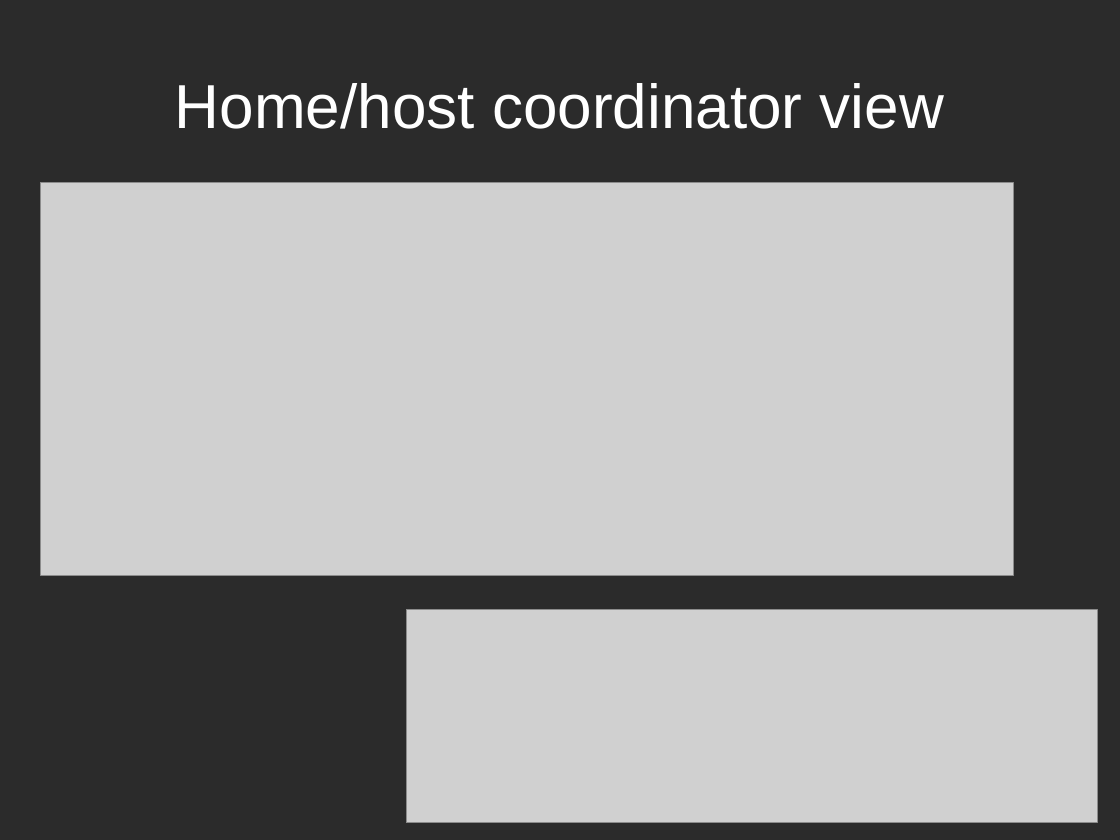
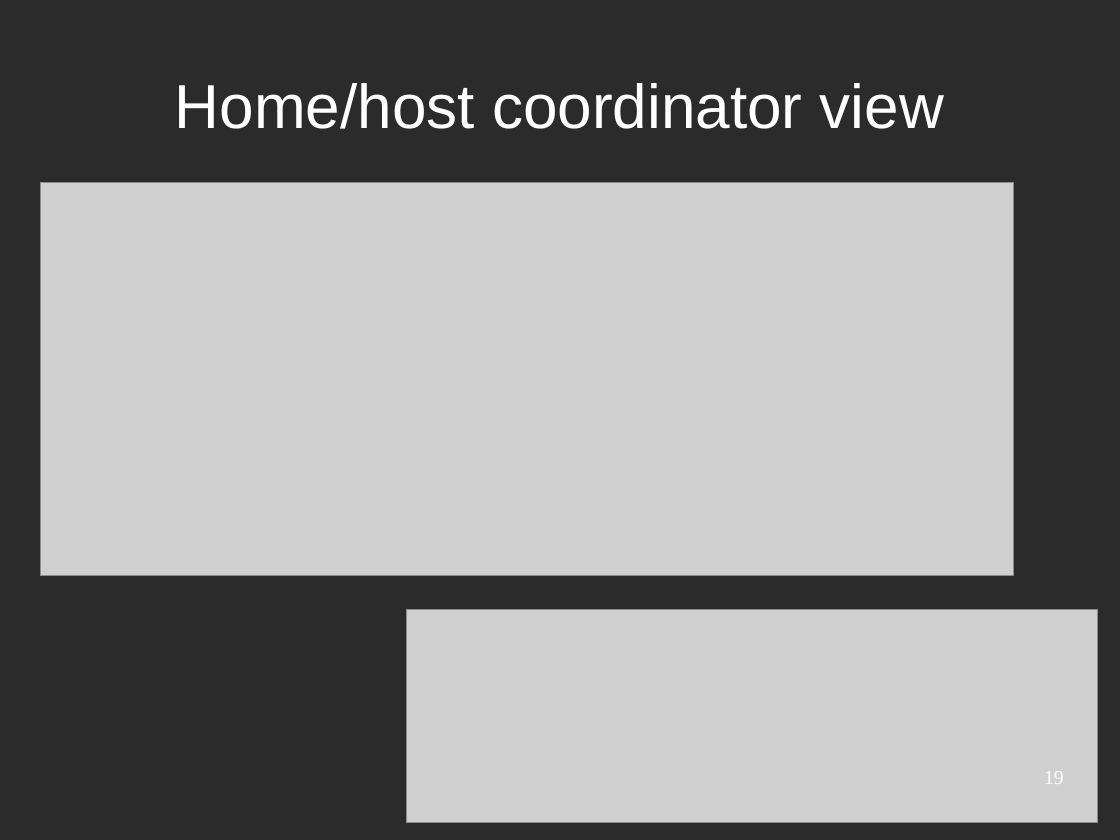
Before and after one commit to djjorjinho/mutworange_2011, a slide deck: slide 19 of documents/presentation/final_presentation.odp (slide 20 before the commit). Drawn at 1120x840 pixels with LibreOffice and Linux fonts; fonts in the diff are those of the drawing; grey boxes stand for pictures; background and template pictures are left out; a plain dark background stands for a picture behind light text. Boxes give left, top, right and bottom in pixels: in the first picture for what was removed or moved away, otherwise in the second. Text is boxed around its words. In the diff, an @@ line names an element or a change of style, - is before the commit and + after.

```diff
--- a/documents/presentation/final_presentation.odp
+++ b/documents/presentation/final_presentation.odp
@@ page number added at [1044,771,1064,784], 14 pt, text #FFFFFF @@
+19
```
Also in this commit, not shown: 22 other slides changed, 1 slide added, 2 slides removed.
